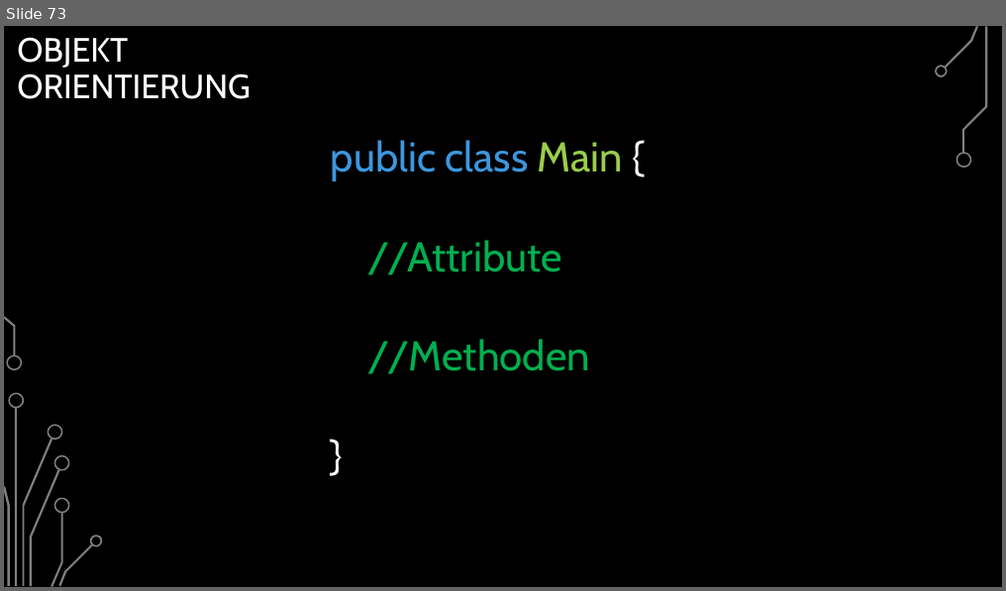
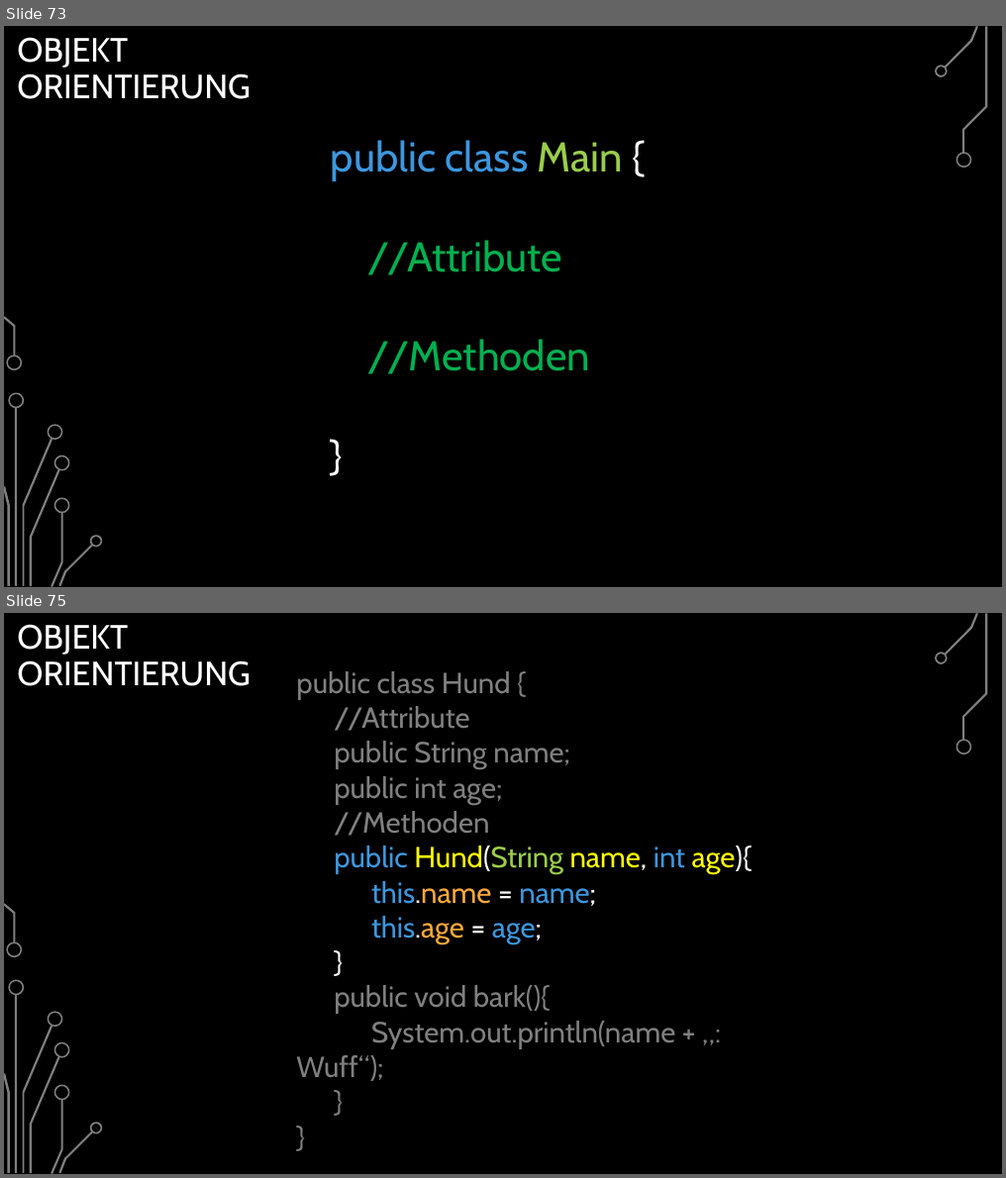
Before and after one commit to BelmontR/Java-Tutorial-Course, a slide deck: Java Grundkurs.pptx. Shown one above the other, each under a label of ours: slide 73 before the commit, slides 73 and 75 after it; the slides between them are not shown. The pictures are 1006x591 and 1006x1178 pixels, drawn with LibreOffice and Linux fonts; fonts in the diff are those of the drawing; background and template pictures are left out. Boxes give left, top, right and bottom in pixels: in the first picture for what was removed or moved away, otherwise in the second. Text is boxed around its words. In the diff, an @@ line names an element or a change of style, - is before the commit and + after.

```diff
--- a/Java Grundkurs.pptx
+++ b/Java Grundkurs.pptx
@@ slide 75 added at (4,613,1002,1174), background picture (left out); not listed: 17 template elements that a slide beside it also shows @@
@@ title added at (17,624,251,686), 32.4 pt, text #FFFFFF @@
+OBJEKT
+ORIENTIERUNG
@@ text added at (296,671,751,1081), 28 pt, text #808080 @@
+public class Hund {
+//Attribute
+public String name;
+public int age;
+//Methoden
+public Hund(String name, int age){
+this.name = name;
+this.age = age;
+}
+public void bark(){
+System.out.println(name + „: Wuff“);
+}
+}
```
Also in this commit, not shown: 3 slides changed, 16 other slides added, 4 slides removed, 8 other files.
